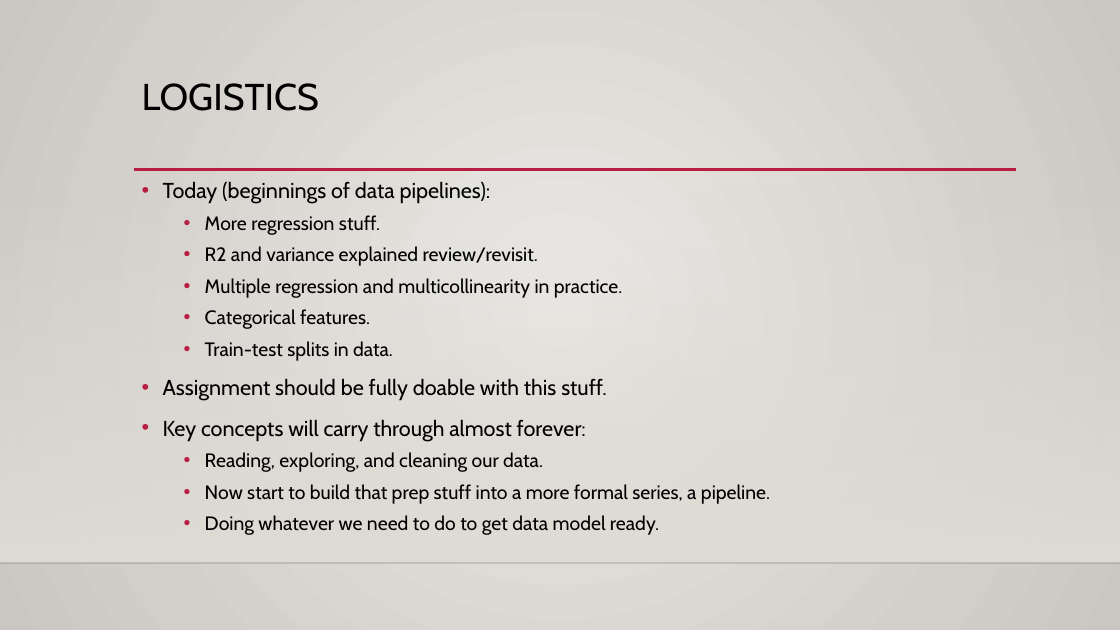
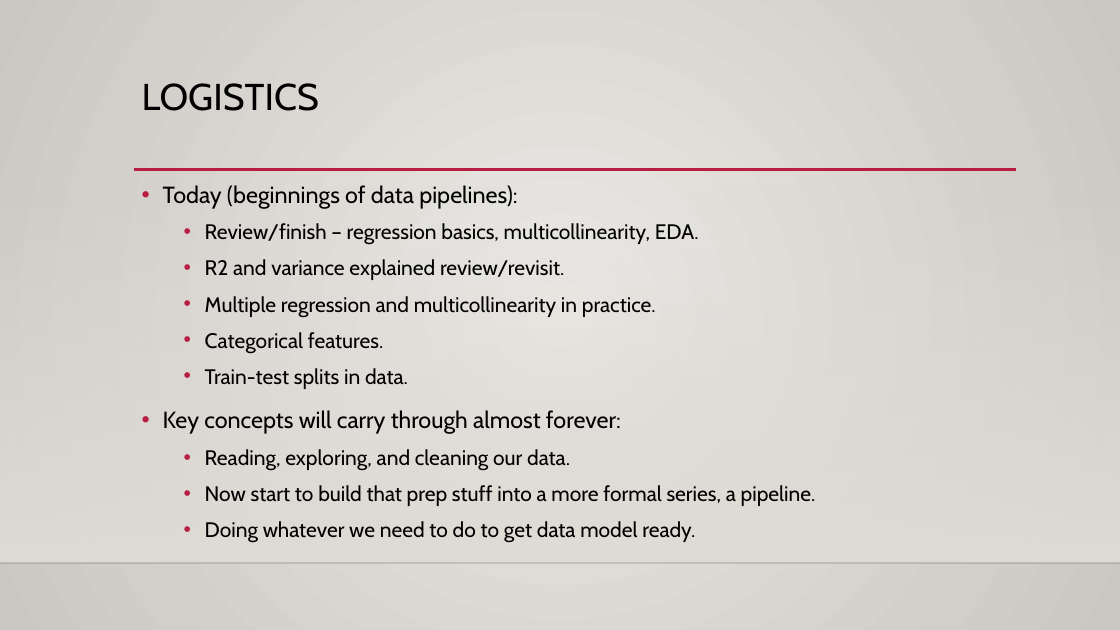
Before and after one commit to AkeemSemperDataScience/Basic_Stats_in_Python_Student_Repository, a slide deck: slide 1 of reference_material/slides/022_encoding.pptx. Drawn at 1120x630 pixels with LibreOffice and Linux fonts; fonts in the diff are those of the drawing; background and template pictures are left out. Boxes give left, top, right and bottom in pixels: in the first picture for what was removed or moved away, otherwise in the second. Text is boxed around its words. In the diff, an @@ line names an element or a change of style, - is before the commit and + after.

```diff
--- a/reference_material/slides/022_encoding.pptx
+++ b/reference_material/slides/022_encoding.pptx
@@ text at [163,185,816,543]: size 18.5 to 20 pt in "Today (beginnings of data pipelines):", "Key concepts will carry through almost forever:"; size 16.6 to 18 pt in "R2 and variance explained review/revisit.", "Multiple regression and multicollinearity in practice.", "Categorical features.", "Train-test splits in data." and 3 more places; line spacing 1.1 to 1.2 @@
@@ text at [205,223,699,245]: text changed; size 16.6 to 18 pt @@
-  • More regression stuff.
+  • Review/finish – regression basics, multicollinearity, EDA.
@@ text at [163,378,607,401]: paragraph removed @@
-• Assignment should be fully doable with this stuff.
```
Also in this commit, not shown: 5 other slides changed, 11 slides added, 7 other files.
